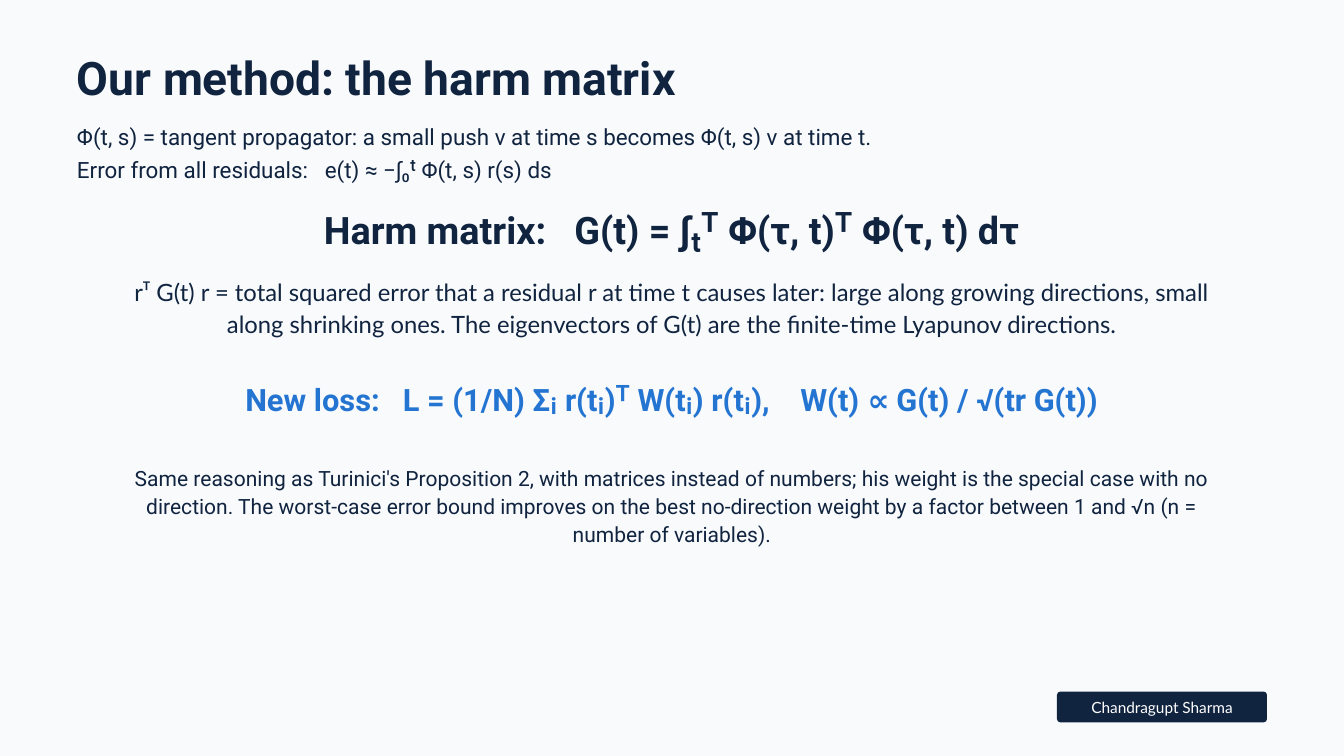
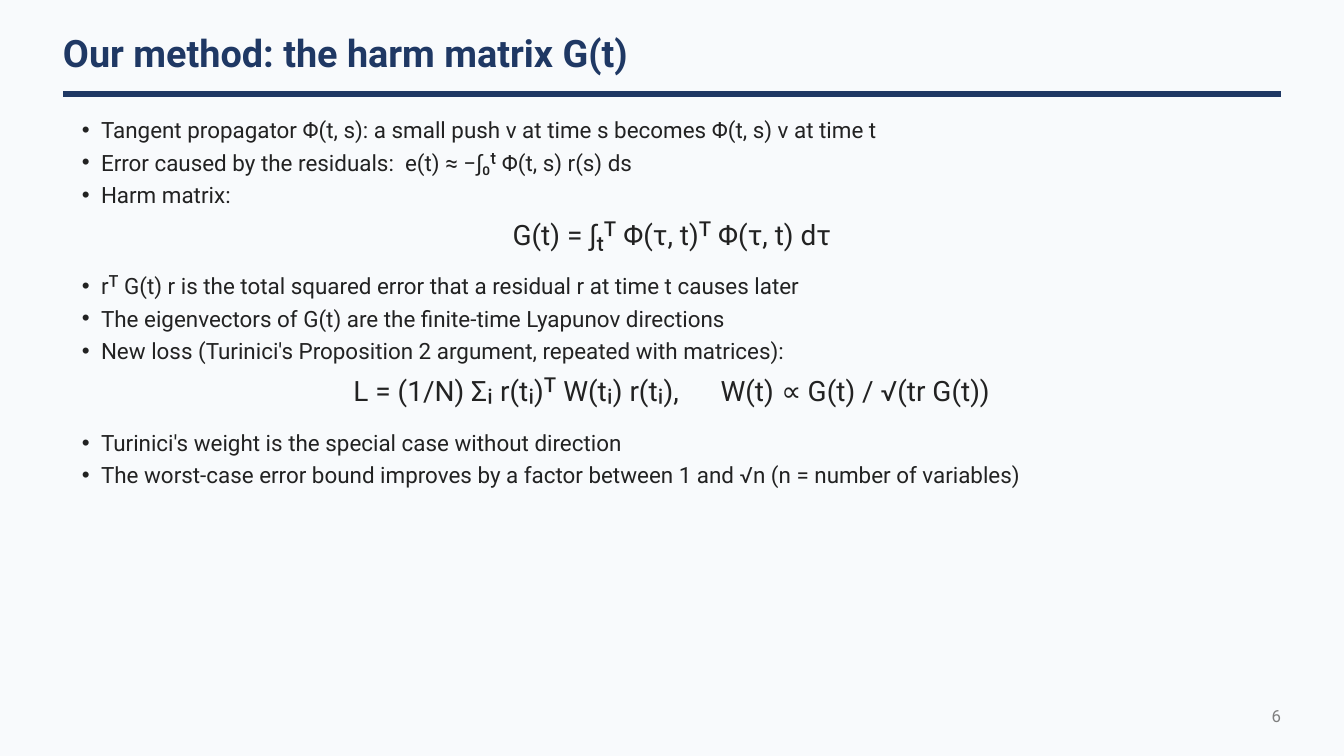
Before and after one commit to ChandraguptSharma07/directional_pinn, a slide deck: slide 6 of matrix_weighting/docs/slides/presentation.pptx. Drawn at 1344x756 pixels with LibreOffice and Linux fonts; fonts in the diff are those of the drawing. Boxes give left, top, right and bottom in pixels: in the first picture for what was removed or moved away, otherwise in the second. Text is boxed around its words. In the diff, an @@ line names an element or a change of style, - is before the commit and + after.

```diff
--- a/matrix_weighting/docs/slides/presentation.pptx
+++ b/matrix_weighting/docs/slides/presentation.pptx
@@ text at bbox=[63, 37, 628, 75]: text changed; size 49.5 to 40.5 pt; text colour #10233F to #1F3864 @@
-Our method: the harm matrix
+Our method: the harm matrix G(t)
@@ freeform shape added at bbox=[63, 91, 1281, 96], fill #1F3864 @@
@@ text at bbox=[101, 120, 876, 204]: text changed; text colour #10233F to #222222 @@
-Φ(t, s) = tangent propagator: a small push v at time s becomes Φ(t, s) v at time t.
-Error from all residuals: e(t) ≈ −∫₀ᵗ Φ(t, s) r(s) ds
+  • Tangent propagator Φ(t, s): a small push v at time s becomes Φ(t, s) v at time t
+  • Error caused by the residuals: e(t) ≈ −∫₀ᵗ Φ(t, s) r(s) ds
+  • Harm matrix:
@@ text at bbox=[513, 221, 831, 251]: text changed; size 40.5 to 30 pt; text colour #10233F to #222222; bold off @@
-Harm matrix: G(t) = ∫ₜᵀ Φ(τ, t)ᵀ Φ(τ, t) dτ
+G(t) = ∫ₜᵀ Φ(τ, t)ᵀ Φ(τ, t) dτ
@@ text at bbox=[101, 275, 798, 364]: text changed; size 25.5 to 24 pt; font Lato to Roboto; text colour #10233F to #222222 @@
-rᵀ G(t) r = total squared error that a residual r at time t causes later: large along growing directions, small along shrinking ones. The eigenvectors of G(t) are the finite-time Lyapunov directions.
+  • rᵀ G(t) r is the total squared error that a residual r at time t causes later
+  • The eigenvectors of G(t) are the finite-time Lyapunov directions
+  • New loss (Turinici's Proposition 2 argument, repeated with matrices):
@@ text at bbox=[353, 377, 989, 407]: text changed; size 33 to 30 pt; text colour #2474D2 to #222222; bold off @@
-New loss: L = (1/N) Σᵢ r(tᵢ)ᵀ W(tᵢ) r(tᵢ), W(t) ∝ G(t) / √(tr G(t))
+L = (1/N) Σᵢ r(tᵢ)ᵀ W(tᵢ) r(tᵢ), W(t) ∝ G(t) / √(tr G(t))
@@ text at bbox=[101, 434, 1019, 488]: text changed; size 22.5 to 24 pt; text colour #10233F to #222222 @@
-Same reasoning as Turinici's Proposition 2, with matrices instead of numbers; his weight is the special case with no direction. The worst-case error bound improves on the best no-direction weight by a factor between 1 and √n (n = number of variables).
+  • Turinici's weight is the special case without direction
+  • The worst-case error bound improves by a factor between 1 and √n (n = number of variables)
@@ freeform shape removed at bbox=[1057, 691, 1267, 722] @@
@@ text removed at bbox=[1091, 701, 1232, 716] @@
-Chandragupt Sharma
@@ text added at bbox=[1272, 710, 1281, 722], 18 pt, text #7F7F7F @@
+6
```
Also in this commit, not shown: 11 other slides changed, 1 slide added, 2 other files.
